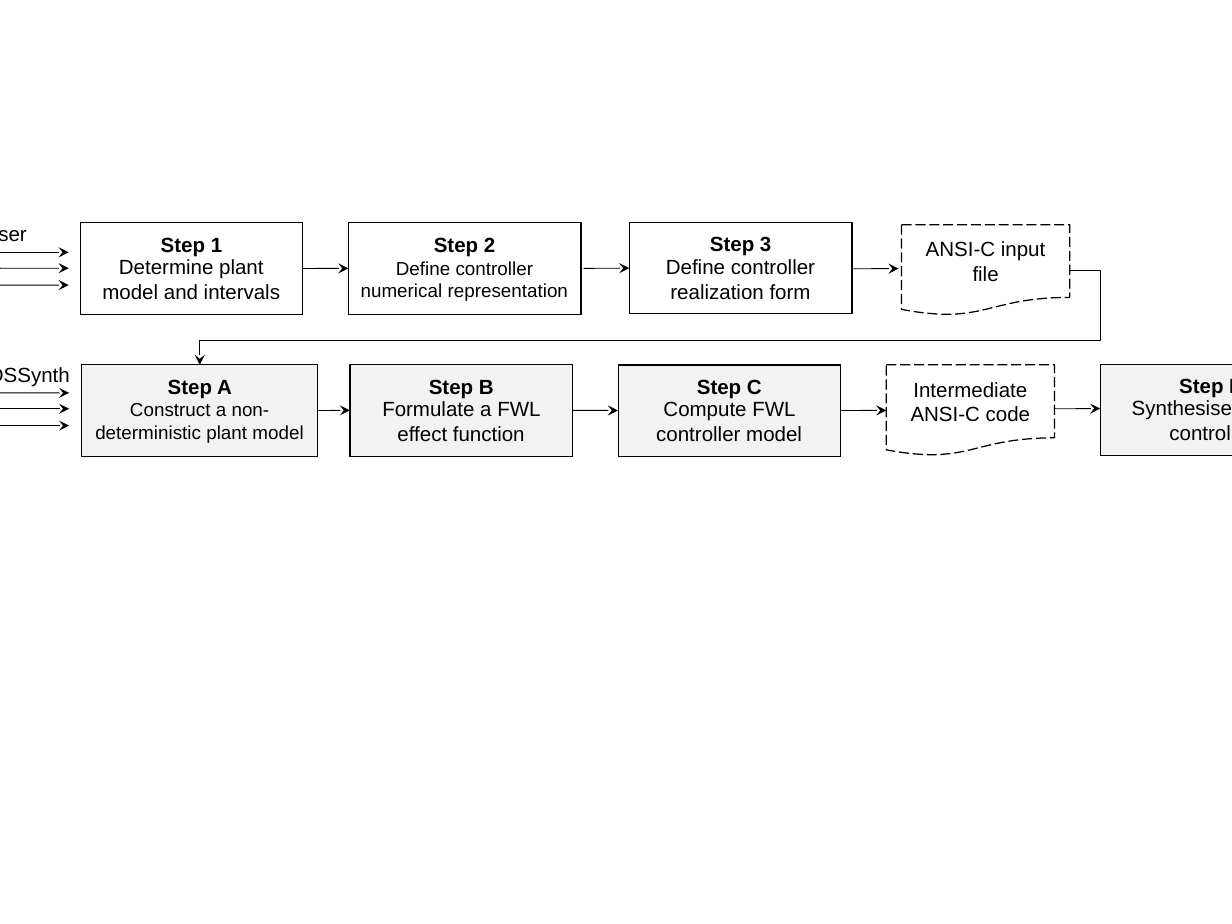
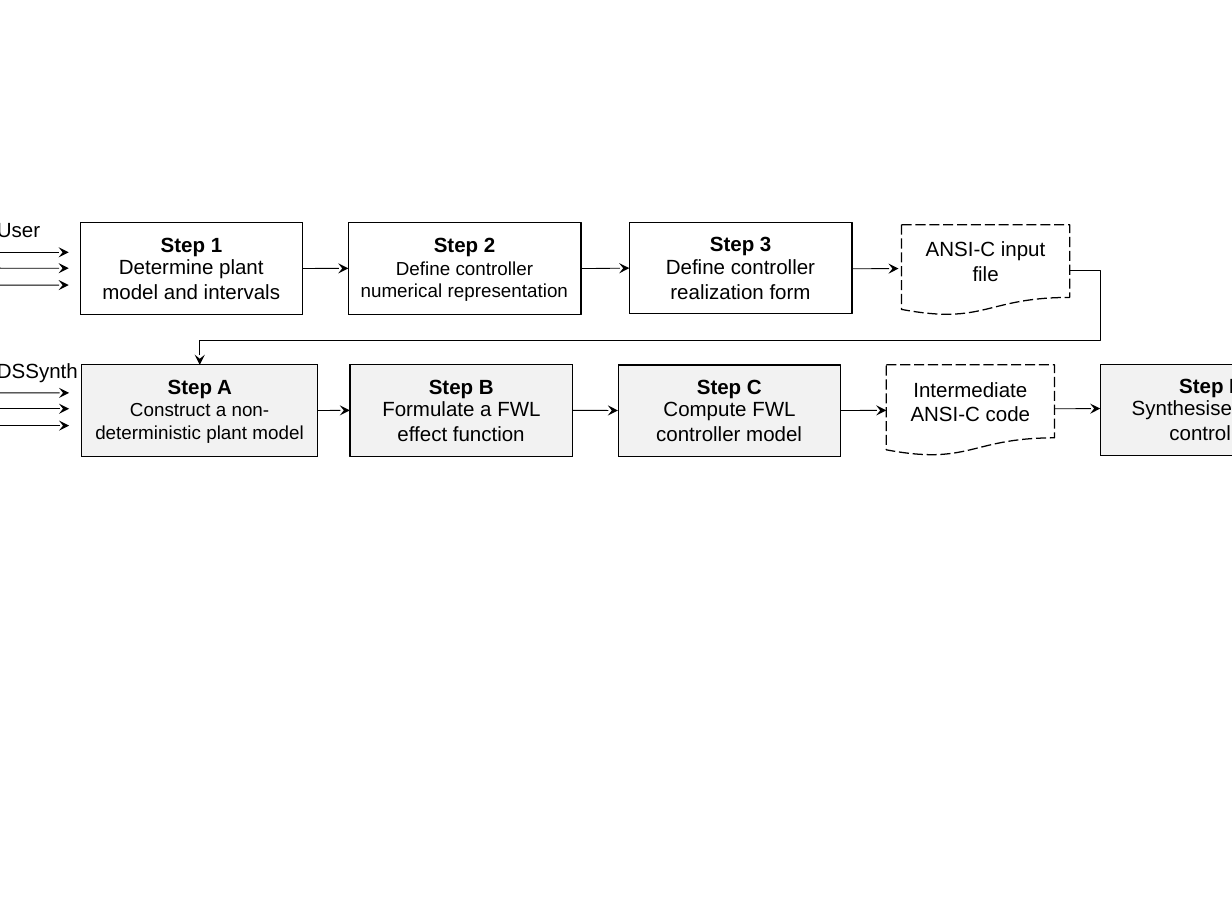
Before and after one commit to polgreen/control2, a slide deck: slide 1 of hscc2017/figures/verification-flow.pptx. Drawn at 1232x924 pixels with LibreOffice and Linux fonts; fonts in the diff are those of the drawing. Boxes give left, top, right and bottom in pixels: in the first picture for what was removed or moved away, otherwise in the second. Text is boxed around its words. In the diff, an @@ line names an element or a change of style, - is before the commit and + after.

```diff
--- a/hscc2017/figures/verification-flow.pptx
+++ b/hscc2017/figures/verification-flow.pptx
@@ text "User" at (x1=0, y1=223, x2=40, y2=238): alignment centre to left @@
@@ text "User" moved from (x1=0, y1=216, x2=99, y2=253) to (x1=0, y1=223, x2=40, y2=238) @@
@@ text "DSSynth" at (x1=0, y1=363, x2=78, y2=382): alignment centre to left @@
```
Also in this commit, not shown: 2 other files.
